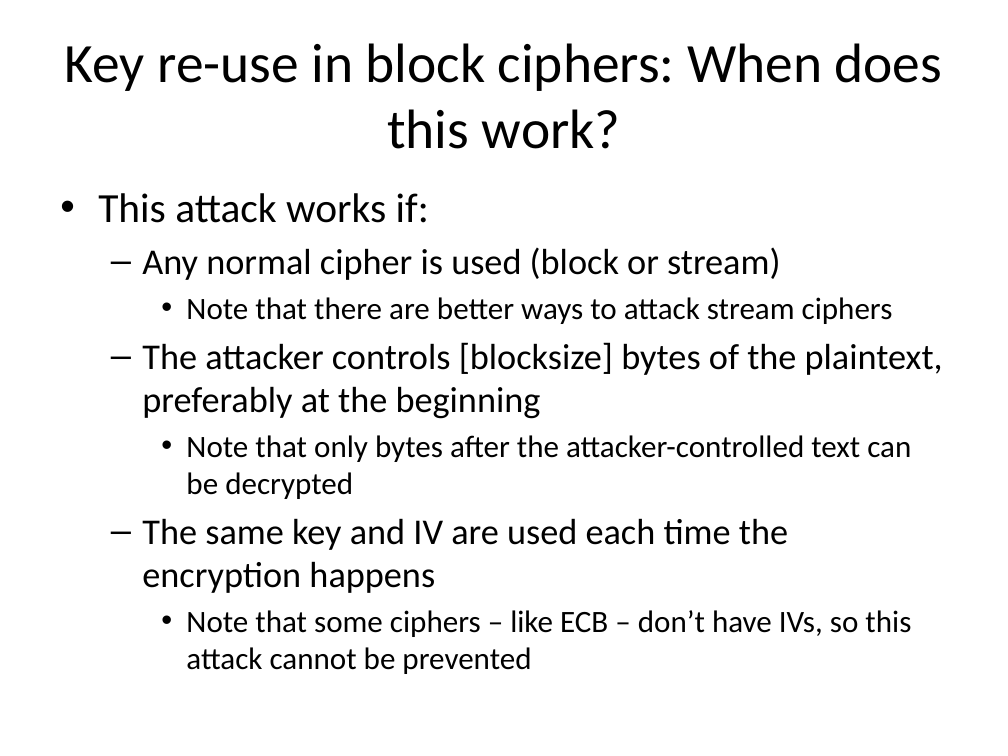
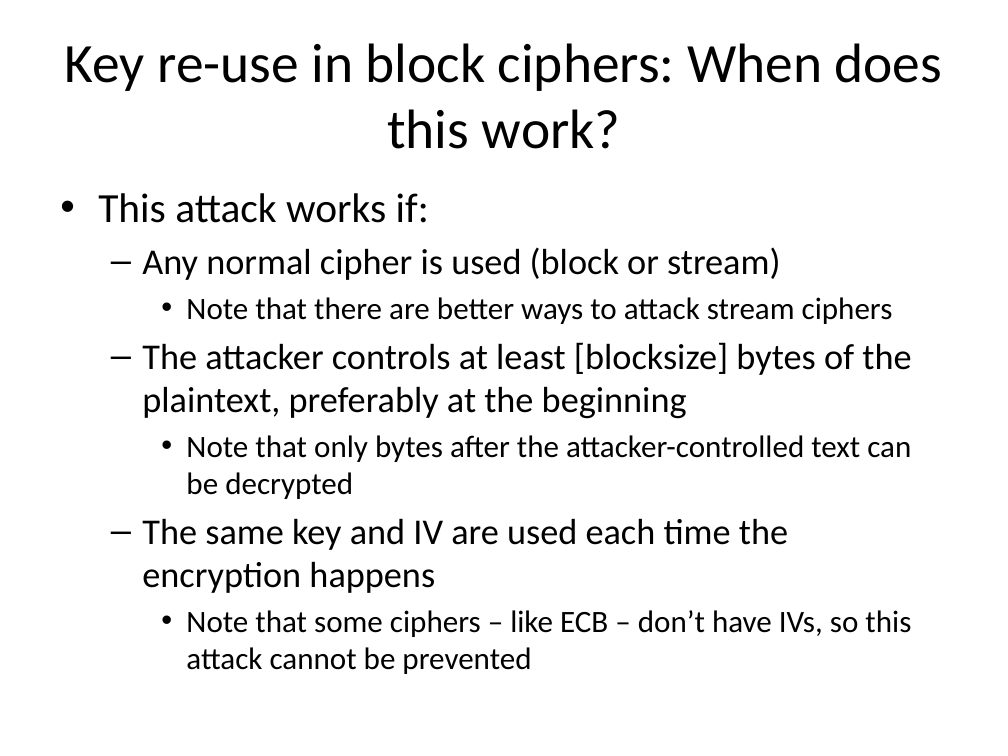
Before and after one commit to iagox86/2013-02-Shmoocon-talk, a slide deck: slide 38 of Shmoocon.pptx (slide 37 before the commit). Drawn at 1008x756 pixels with LibreOffice and Linux fonts; fonts in the diff are those of the drawing. Boxes give left, top, right and bottom in pixels: in the first picture for what was removed or moved away, otherwise in the second. Text is boxed around its words. In the diff, an @@ line names an element or a change of style, - is before the commit and + after.

```diff
--- a/Shmoocon.pptx
+++ b/Shmoocon.pptx
@@ text at <box>142,342,911,419</box>: text changed @@
-  – The attacker controls [blocksize] bytes of the plaintext, preferably at the beginning
+  – The attacker controls at least [blocksize] bytes of the plaintext, preferably at the beginning
```
Also in this commit, not shown: 34 other slides changed, 3 slides added, 4 slides removed, 1 other file.
